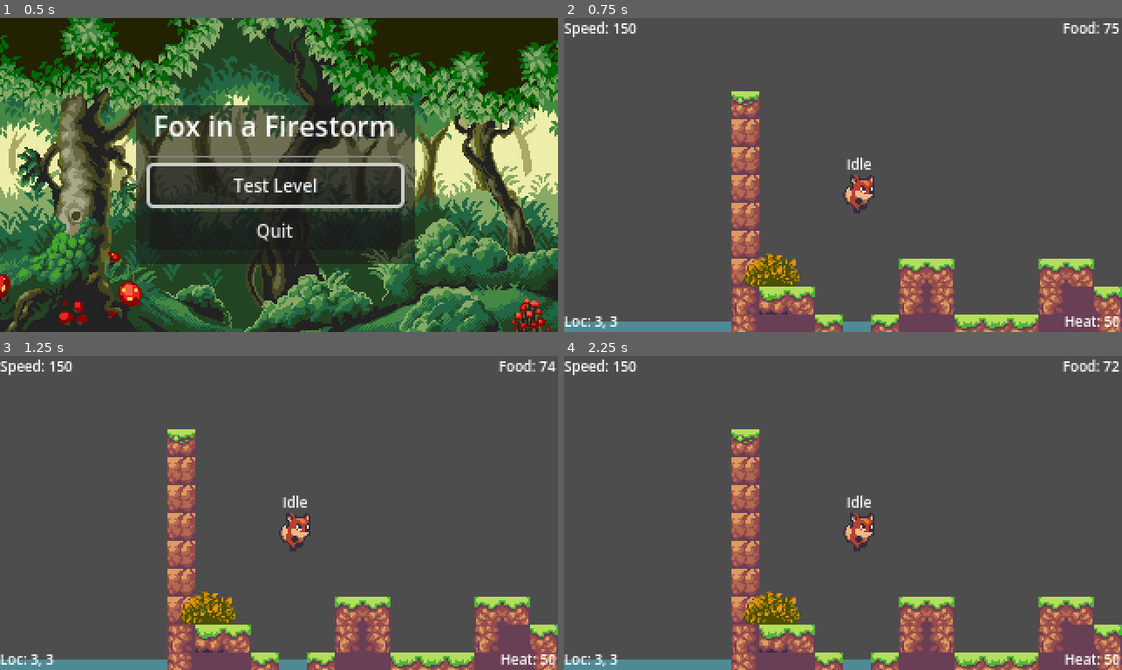
Above: before the commit, frames 1-4 (two rows, left to right).
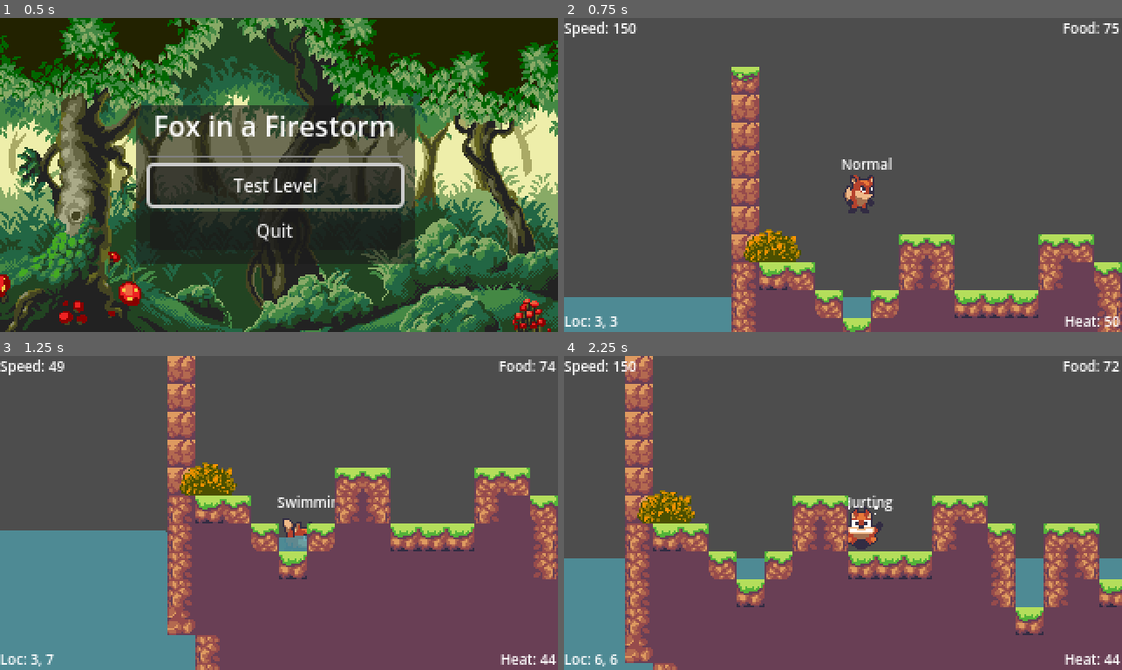
Above: after the commit, the same moments.

Repository: JP-Dhabolt/fox-in-a-firestorm
Game: Godot game, scene res://scenes/levels/Main.tscn
Same seed, same stepped clock (60 frames per second), same inputs: the game is played once before the commit and once after it. The engine's default icon, where the game draws it, is replaced by a stand-in: a white triangle on a blue panel in a dark square.
Inputs (mouse positions are in pixels of both pictures, inside the frame that each line leads up to):
- Up to frame 1 (0.5 s): no input
- Up to frame 2 (0.75 s): click "Test Level" at 0.5 s
- Up to frame 3 (1.25 s): no input
- Up to frame 4 (2.25 s): tap Enter at 1.25 s; move the mouse to (965, 497) at 1.27 s; hold D (move_right) 1.28-2 s; tap Space (jump) at 1.35, 1.52, 1.82 s; click (965, 497) at 1.42 s; drag from (731, 528) to (859, 534) at 2.02 s

Frame 1 is identical in both runs. In frame 2, 16% of the frame differs, in the area x 0-100%, y 15-100%; in frame 3, 50%, in the area x 0-100%, y 0-100%; in frame 4, 45%.
Error before the commit: Parse Error: Could not resolve external class member "swimming". (res://scenes/characters/Player/Player.gd:30)

Commit message:
Minimal changes to function

Diff:
--- a/game/custom_resources/PlayerStates.gd
+++ b/game/custom_resources/PlayerStates.gd
@@ -1,27 +1,27 @@
 extends Resource
 class_name PlayerStates
 
-@export var normal: PlayerState:
+var normal: PlayerState:
 	set(p_normal):
 		normal = p_normal
 
-@export var jumping: PlayerState:
+var jumping: PlayerState:
 	set(p_jumping):
 		jumping = p_jumping
 
-@export var pouncing: PlayerState:
+var pouncing: PlayerState:
 	set(p_pouncing):
 		pouncing = p_pouncing
 
-@export var eating: PlayerState:
+var eating: PlayerState:
 	set(p_eating):
 		eating = p_eating
 
-@export var hurting: PlayerState:
+var hurting: PlayerState:
 	set(p_hurting):
 		hurting = p_hurting
 
-@export var swimming: PlayerState:
+var swimming: PlayerState:
 	set(p_swimming):
 		swimming = p_swimming
 
--- a/game/scenes/interface/MenuModal/MenuModal.gd
+++ b/game/scenes/interface/MenuModal/MenuModal.gd
@@ -46,9 +46,9 @@
 			pause()
 
 func _reload_scene():
+	unpause()
 	get_tree().reload_current_scene()
-	unpause()
 
 func _load_menu():
+	unpause()
 	get_tree().change_scene_to_file("res://scenes/levels/Main.tscn")
-	unpause()
--- a/game/scenes/systems/TerrainGenerator/TerrainGenerator.gd
+++ b/game/scenes/systems/TerrainGenerator/TerrainGenerator.gd
@@ -164,7 +164,7 @@
 
 
 func _on_water_entered_water(body: Node2D):
-	emit_signal("entered_water", body)
+	entered_water.emit(body)
 
 func _on_water_exited_water(body: Node2D):
-	emit_signal("exited_water", body)
+	exited_water.emit(body)
--- a/game/scenes/systems/Water/Water.gd
+++ b/game/scenes/systems/Water/Water.gd
@@ -35,13 +35,13 @@
 			water_body.draw_water(water_line.points, depth)
 
 func _on_area_2d_body_entered(body: Node2D):
-	emit_signal("entered_water", body)
+	entered_water.emit(body)
 	var local_pos := to_local(body.global_position)
 	var impact_force: float = body.get_meta("impact_force", default_impact_force)
 	water_line.trigger_waves(local_pos, impact_force)
 
 func _on_area_2d_body_exited(body: Node2D):
-	emit_signal("exited_water", body)
+	exited_water.emit(body)
 	var local_pos := to_local(body.global_position)
 	var impact_force: float = body.get_meta("impact_force", default_impact_force)
 	water_line.trigger_waves(local_pos, impact_force)
